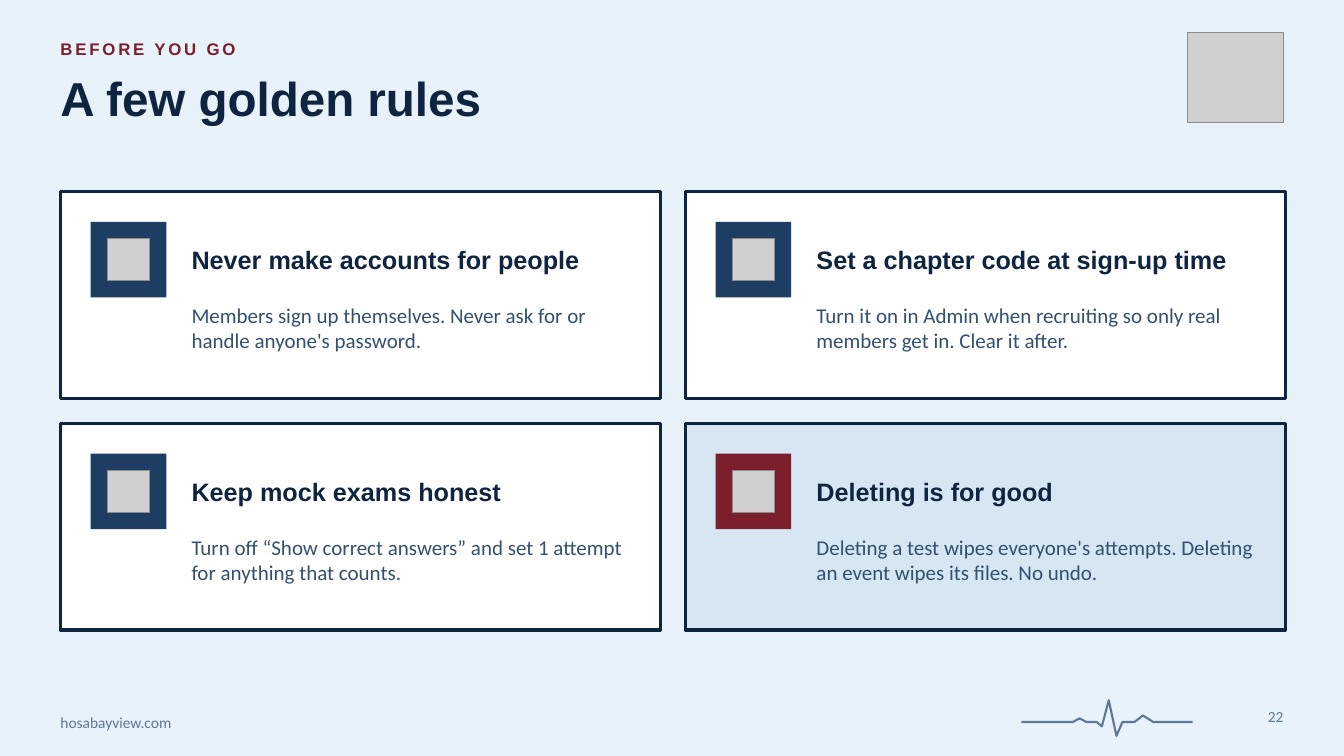
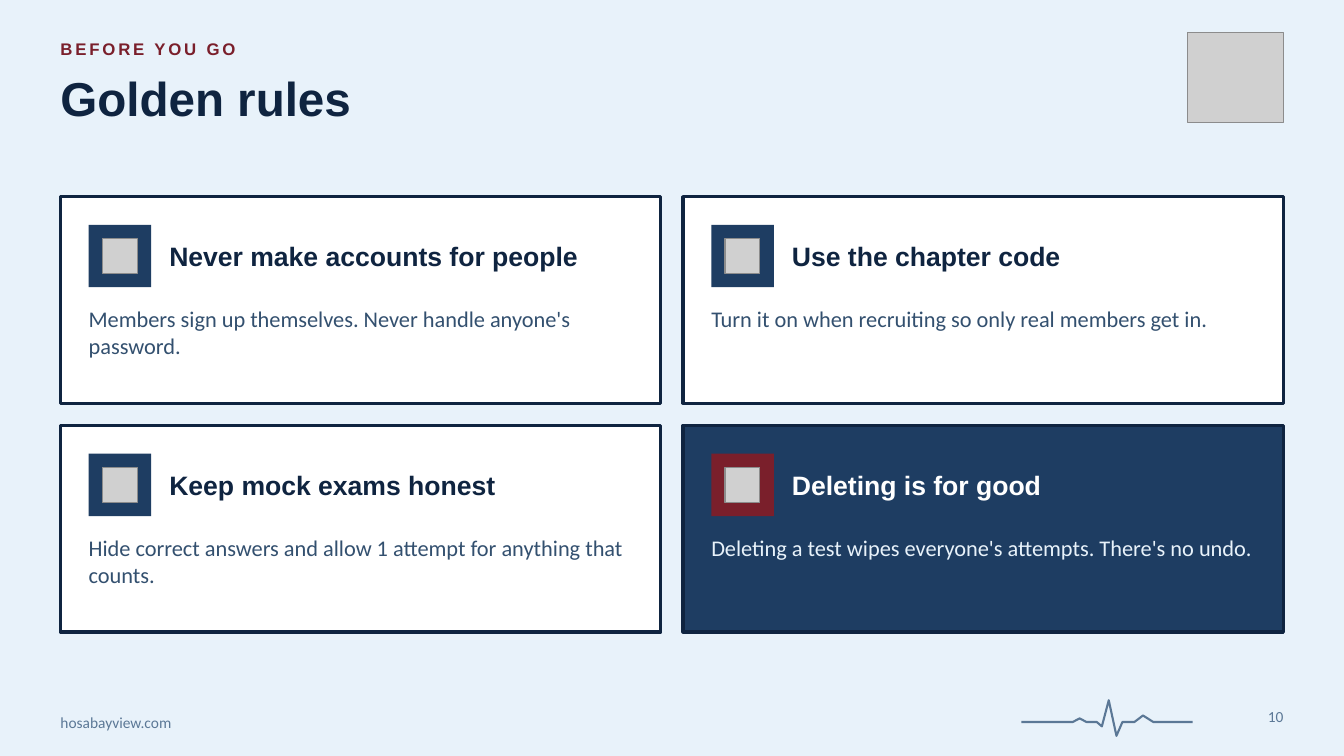
Before and after one commit to claudeforeveryone/hosa-bayview, a slide deck: slide 10 of docs/presentations/hosa-bayview-admin-guide.pptx (slide 22 before the commit). Drawn at 1344x756 pixels with LibreOffice and Linux fonts; fonts in the diff are those of the drawing; grey boxes stand for pictures. Boxes give left, top, right and bottom in pixels: in the first picture for what was removed or moved away, otherwise in the second. Text is boxed around its words. In the diff, an @@ line names an element or a change of style, - is before the commit and + after.

```diff
--- a/docs/presentations/hosa-bayview-admin-guide.pptx
+++ b/docs/presentations/hosa-bayview-admin-guide.pptx
@@ title at bbox=[60, 81, 351, 117]: text changed @@
-A few golden rules
+Golden rules
@@ rectangle: place and size @@
-rectangle at bbox=[60, 192, 660, 398]
+rectangle at bbox=[60, 197, 661, 403]
@@ rectangle: place and size @@
-rectangle at bbox=[686, 192, 1286, 398]
+rectangle at bbox=[684, 197, 1285, 403]
@@ rectangle: place and size @@
-rectangle at bbox=[91, 222, 166, 297]
+rectangle at bbox=[89, 225, 151, 287]
@@ picture: place and size @@
-picture at bbox=[107, 239, 149, 281]
+picture at bbox=[103, 239, 138, 274]
@@ text "Never make accounts for people": place and size @@
-text "Never make accounts for people" at bbox=[192, 250, 579, 275]
+text "Never make accounts for people" at bbox=[169, 246, 578, 272]
@@ text "Never make accounts for people" at bbox=[169, 246, 578, 272]: size 18 to 19 pt @@
@@ rectangle: place and size @@
-rectangle at bbox=[716, 222, 791, 297]
+rectangle at bbox=[712, 225, 774, 287]
@@ picture: place and size @@
-picture at bbox=[732, 239, 774, 281]
+picture at bbox=[725, 239, 760, 274]
@@ text at bbox=[792, 246, 1060, 272]: text changed; size 18 to 19 pt @@
-Set a chapter code at sign-up time
+Use the chapter code
@@ text at bbox=[89, 311, 570, 358]: text changed; size 15 to 16 pt @@
-Members sign up themselves. Never ask for or handle anyone's password.
+Members sign up themselves. Never handle anyone's password.
@@ text at bbox=[711, 311, 1206, 331]: text changed; size 15 to 16 pt @@
-Turn it on in Admin when recruiting so only real members get in. Clear it after.
+Turn it on when recruiting so only real members get in.
@@ rectangle at bbox=[684, 425, 1285, 632]: fill #D6E6F3 to #1E3D62 @@
@@ rectangle: place and size @@
-rectangle at bbox=[91, 454, 166, 529]
+rectangle at bbox=[89, 454, 151, 516]
@@ picture: place and size @@
-picture at bbox=[107, 471, 149, 513]
+picture at bbox=[103, 468, 138, 503]
@@ text "Keep mock exams honest" at bbox=[169, 475, 495, 500]: size 18 to 19 pt @@
@@ text "Keep mock exams honest": place and size @@
-text "Keep mock exams honest" at bbox=[192, 482, 501, 507]
+text "Keep mock exams honest" at bbox=[169, 475, 495, 500]
@@ rectangle: place and size @@
-rectangle at bbox=[716, 454, 791, 529]
+rectangle at bbox=[712, 454, 774, 516]
@@ picture: place and size @@
-picture at bbox=[732, 471, 774, 513]
+picture at bbox=[725, 468, 760, 503]
@@ text "Deleting is for good": place and size @@
-text "Deleting is for good" at bbox=[816, 482, 1052, 507]
+text "Deleting is for good" at bbox=[792, 475, 1041, 500]
@@ text "Deleting is for good" at bbox=[792, 475, 1041, 500]: size 18 to 19 pt, text colour #0F2440 to #FFFFFF @@
@@ text at bbox=[89, 540, 622, 583]: text changed; size 15 to 16 pt @@
-Turn off “Show correct answers” and set 1 attempt for anything that counts.
+Hide correct answers and allow 1 attempt for anything that counts.
@@ text at bbox=[711, 540, 1252, 560]: text changed; size 15 to 16 pt; text colour #33506F to #E8F2FA @@
-Deleting a test wipes everyone's attempts. Deleting an event wipes its files. No undo.
+Deleting a test wipes everyone's attempts. There's no undo.
@@ page number at bbox=[1268, 712, 1284, 722]: text changed @@
-22
+10
```
Also in this commit, not shown: 4 other slides changed, 5 slides added, 17 slides removed, 3 other files.
